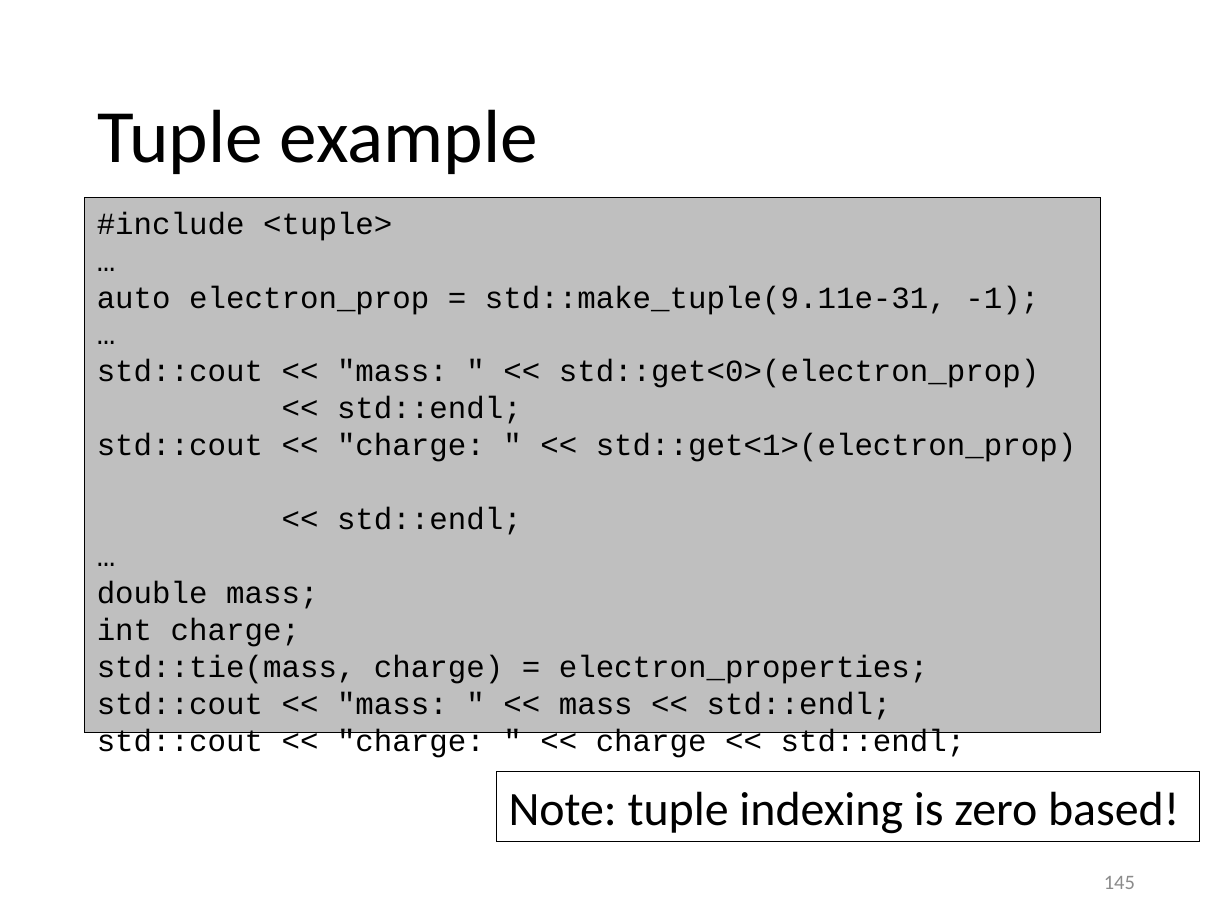
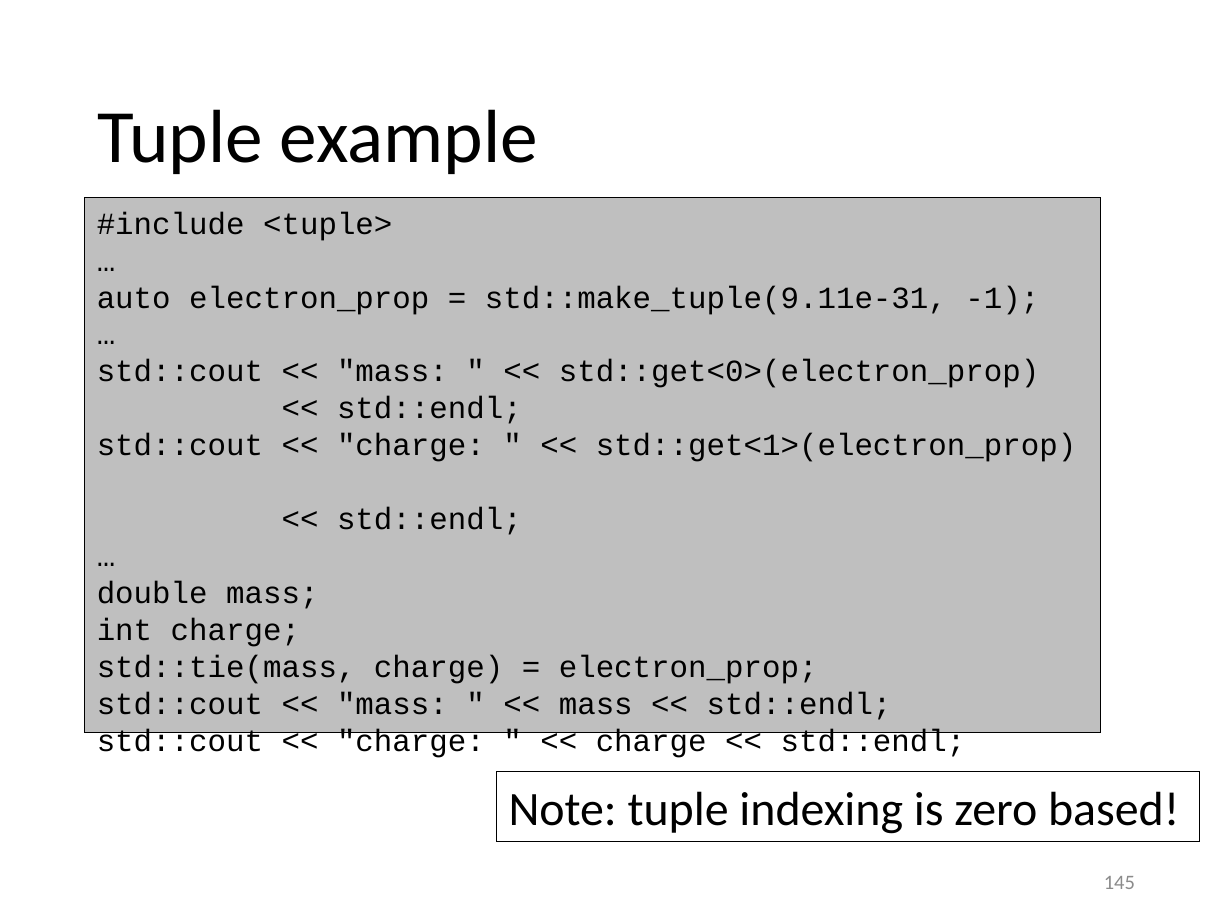
Before and after one commit to gjbex/Scientific-C-plus-plus, a slide deck: slide 145 of scientific_cpp.pptx. Drawn at 1232x924 pixels with LibreOffice and Linux fonts; fonts in the diff are those of the drawing. Boxes give left, top, right and bottom in pixels: in the first picture for what was removed or moved away, otherwise in the second. Text is boxed around its words. In the diff, an @@ line names an element or a change of style, - is before the commit and + after.

Commit message:
Clean up mess created by typo in branch name

```diff
--- a/scientific_cpp.pptx
+++ b/scientific_cpp.pptx
@@ text in rectangle at [97,655,818,684]: text changed @@
-std::tie(mass, charge) = electron_properties;
+std::tie(mass, charge) = electron_prop;
```
Also in this commit, not shown: 15 other slides changed.
